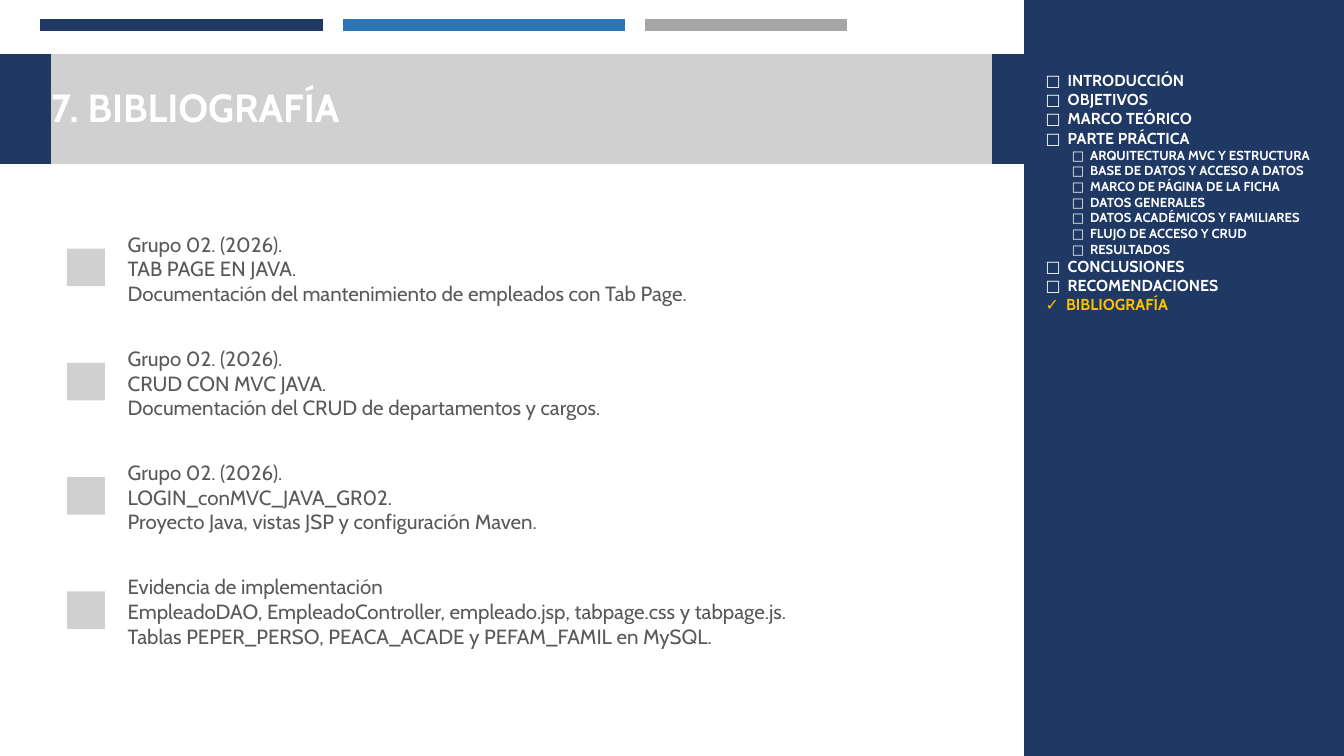
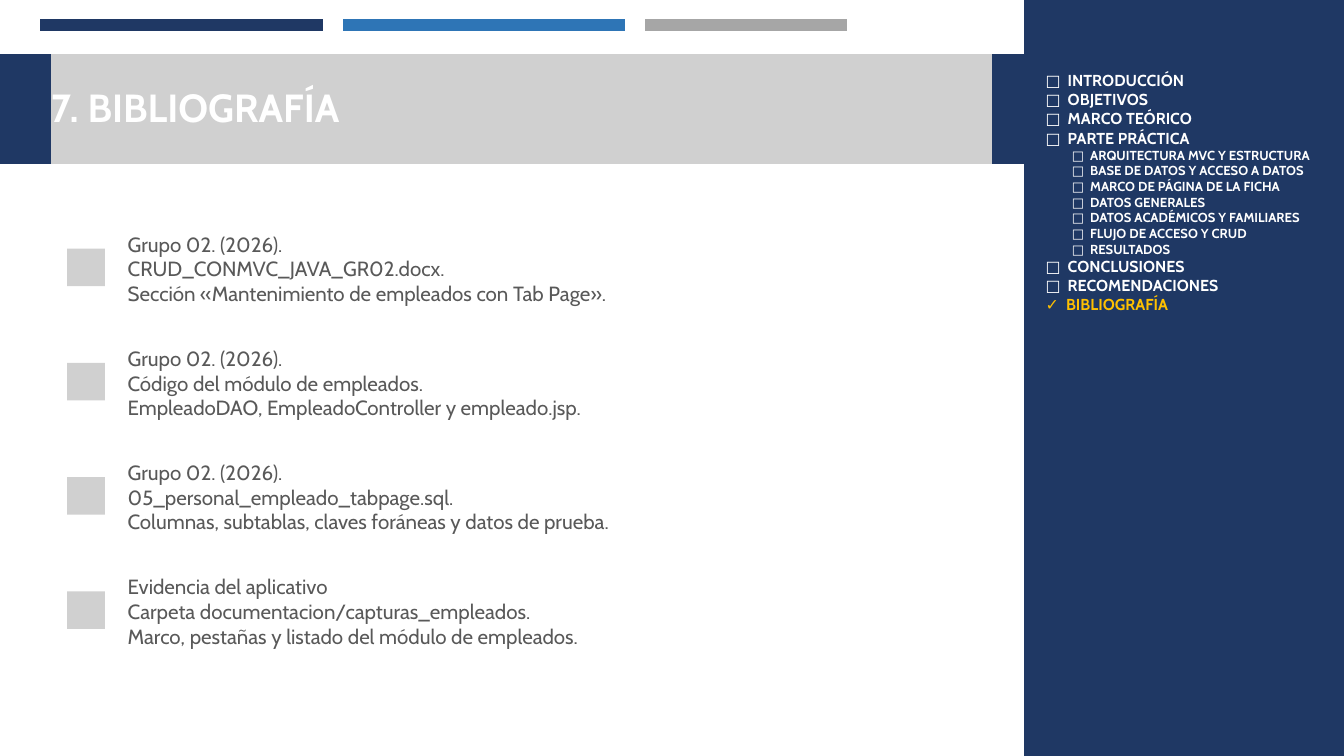
Before and after one commit to Josue-Chango/SIDH_GR02, a slide deck: slide 11 of JAVA/TABPAGE/02. DOCUMENTACION/LOGIN_CRUD_JAVA_MYSQL_GR02_FINAL.pptx. Drawn at 1344x756 pixels with LibreOffice and Linux fonts; fonts in the diff are those of the drawing; grey boxes stand for pictures. Boxes give left, top, right and bottom in pixels: in the first picture for what was removed or moved away, otherwise in the second. Text is boxed around its words. In the diff, an @@ line names an element or a change of style, - is before the commit and + after.

```diff
--- a/JAVA/TABPAGE/02. DOCUMENTACION/LOGIN_CRUD_JAVA_MYSQL_GR02_FINAL.pptx
+++ b/JAVA/TABPAGE/02. DOCUMENTACION/LOGIN_CRUD_JAVA_MYSQL_GR02_FINAL.pptx
@@ text at (128,260,606,306): text changed @@
-TAB PAGE EN JAVA.
-Documentación del mantenimiento de empleados con Tab Page.
+CRUD_CONMVC_JAVA_GR02.docx.
+Sección «Mantenimiento de empleados con Tab Page».
@@ text at (128,375,581,420): text changed @@
-CRUD CON MVC JAVA.
-Documentación del CRUD de departamentos y cargos.
+Código del módulo de empleados.
+EmpleadoDAO, EmpleadoController y empleado.jsp.
@@ text at (128,489,609,534): text changed @@
-LOGIN_conMVC_JAVA_GR02.
-Proyecto Java, vistas JSP y configuración Maven.
+05_personal_empleado_tabpage.sql.
+Columnas, subtablas, claves foráneas y datos de prueba.
@@ text at (128,578,578,649): text changed @@
-Evidencia de implementación
-EmpleadoDAO, EmpleadoController, empleado.jsp, tabpage.css y tabpage.js.
-Tablas PEPER_PERSO, PEACA_ACADE y PEFAM_FAMIL en MySQL.
+Evidencia del aplicativo
+Carpeta documentacion/capturas_empleados.
+Marco, pestañas y listado del módulo de empleados.
```
Also in this commit, not shown: 8 other slides changed.
